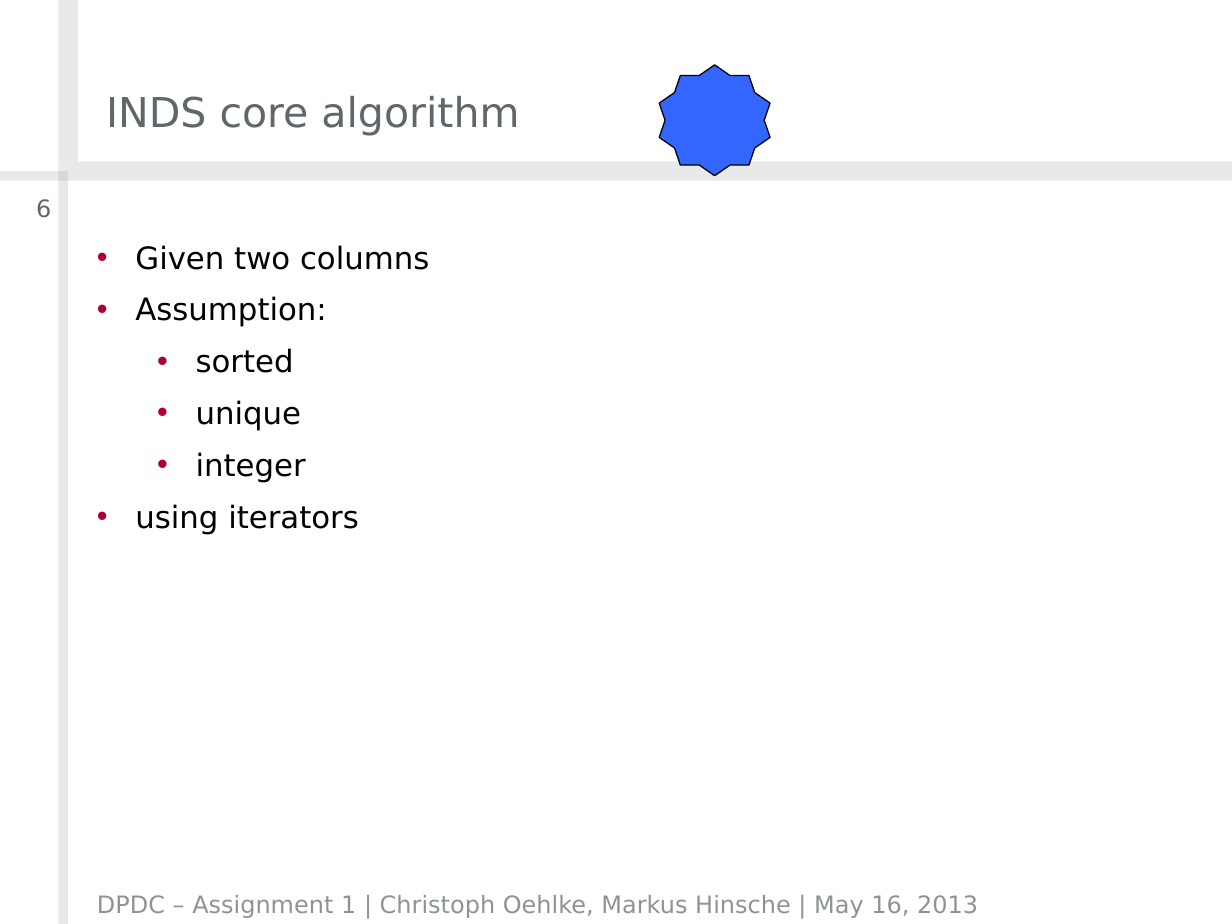
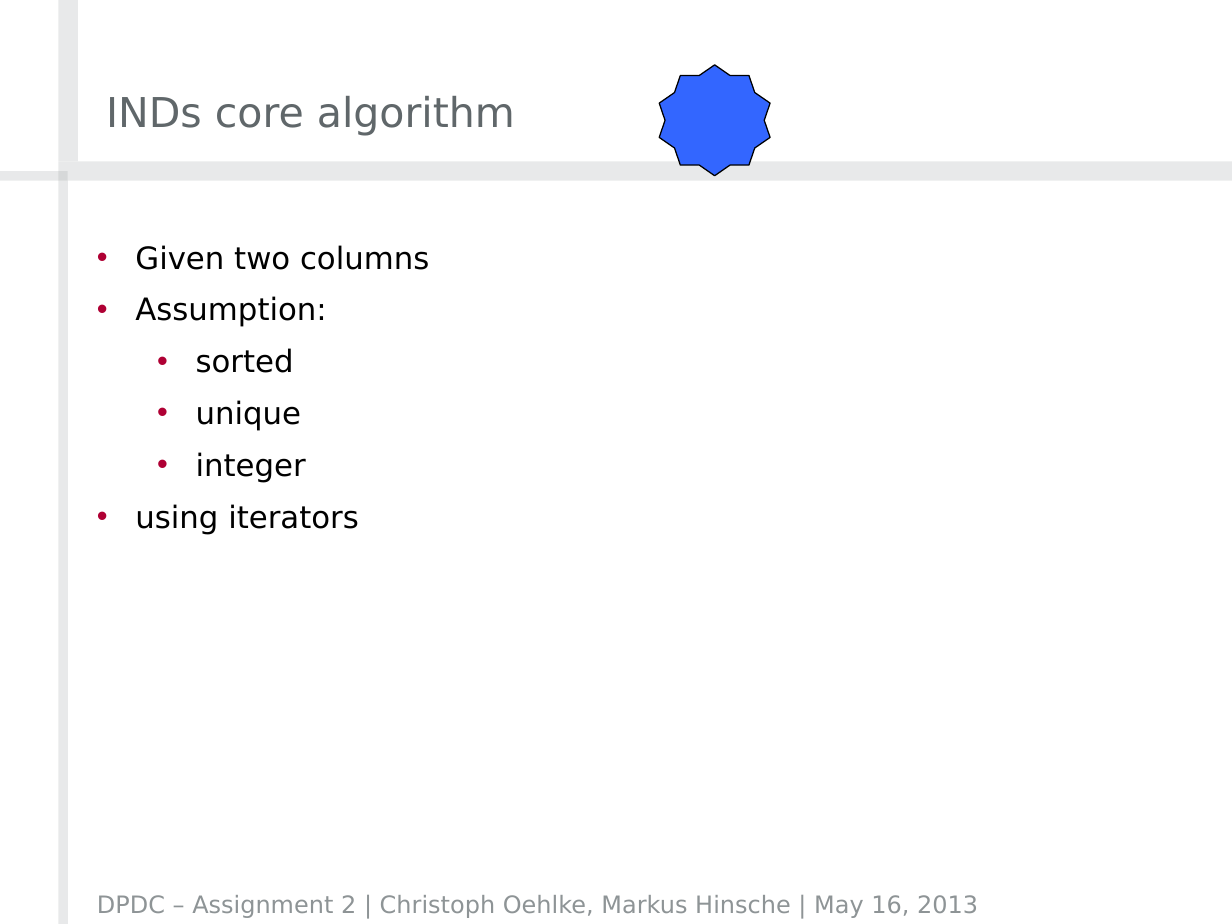
Before and after one commit to crizzy/dpdc-exercises, a slide deck: slide 16 of exercise2/DPDCAssignment2Group01.pptx (slide 6 before the commit). Drawn at 1232x924 pixels with LibreOffice and Linux fonts; fonts in the diff are those of the drawing; background and template pictures are left out. Boxes give left, top, right and bottom in pixels: in the first picture for what was removed or moved away, otherwise in the second. Text is boxed around its words. In the diff, an @@ line names an element or a change of style, - is before the commit and + after.

```diff
--- a/exercise2/DPDCAssignment2Group01.pptx
+++ b/exercise2/DPDCAssignment2Group01.pptx
@@ title at [106,96,515,136]: text changed @@
-INDS core algorithm
+INDs core algorithm
@@ page number removed at [36,199,51,218] @@
-6
@@ text at [97,895,978,918]: text changed @@
-DPDC – Assignment 1 | Christoph Oehlke, Markus Hinsche | May 16, 2013
+DPDC – Assignment 2 | Christoph Oehlke, Markus Hinsche | May 16, 2013
```
Also in this commit, not shown: 14 other slides changed, 12 slides added, 2 slides removed, 1 other file.
